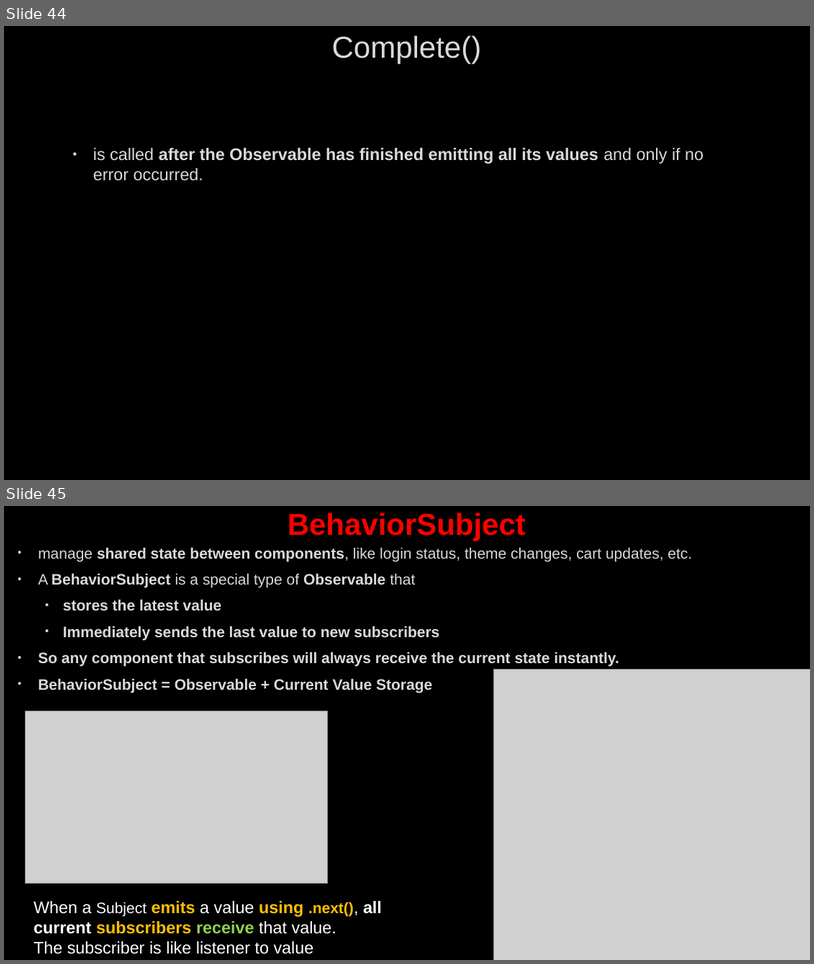
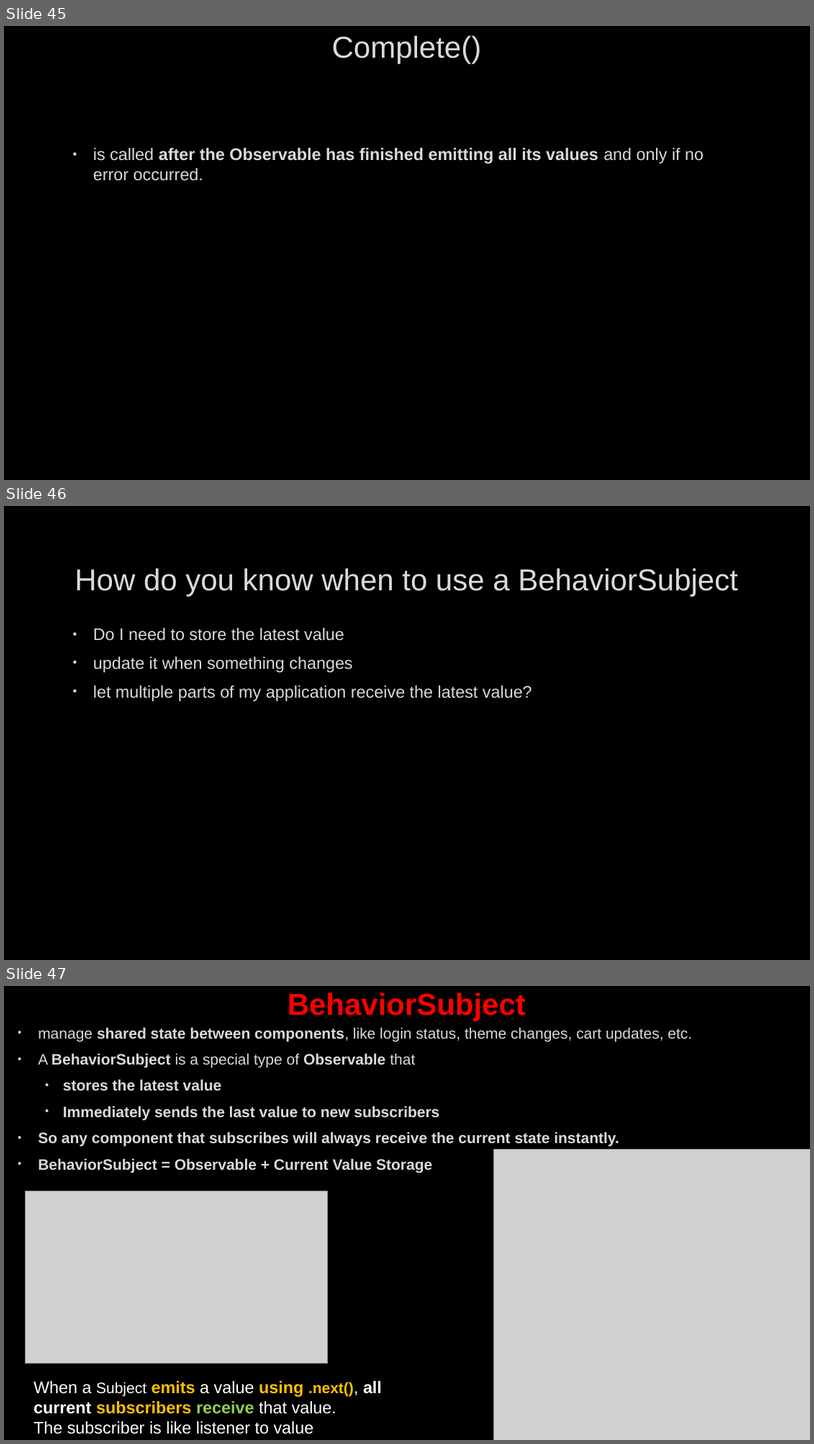
Before and after one commit to AhmedMohamedSamir1/Summary, a slide deck: Angular & type script/Angular.pptx. Shown one above the other, each under a label of ours: slides 44 and 45 before the commit, slides 45, 46 and 47 after it. The pictures are 814x964 and 814x1444 pixels, drawn with LibreOffice and Linux fonts; fonts in the diff are those of the drawing; grey boxes stand for pictures; background and template pictures are left out. Boxes give left, top, right and bottom in pixels: in the first picture for what was removed or moved away, otherwise in the second. Text is boxed around its words. In the diff, an @@ line names an element or a change of style, - is before the commit and + after.

```diff
--- a/Angular & type script/Angular.pptx
+++ b/Angular & type script/Angular.pptx
@@ slide 46 added at (4,506,810,960), background picture (left out) @@
@@ title added at (75,568,738,596), 36 pt, text #DADADA @@
+How do you know when to use a BehaviorSubject
@@ text added at (93,628,532,701), 20 pt, text #DADADA @@
+• Do I need to store the latest value
+• update it when something changes
+• let multiple parts of my application receive the latest value?
@@ what was slide 44 is now slide 45 @@
@@ what was slide 45 is now slide 47 @@
```
Also in this commit, not shown: 7 slides changed, 24 other slides added, 7 other files.
